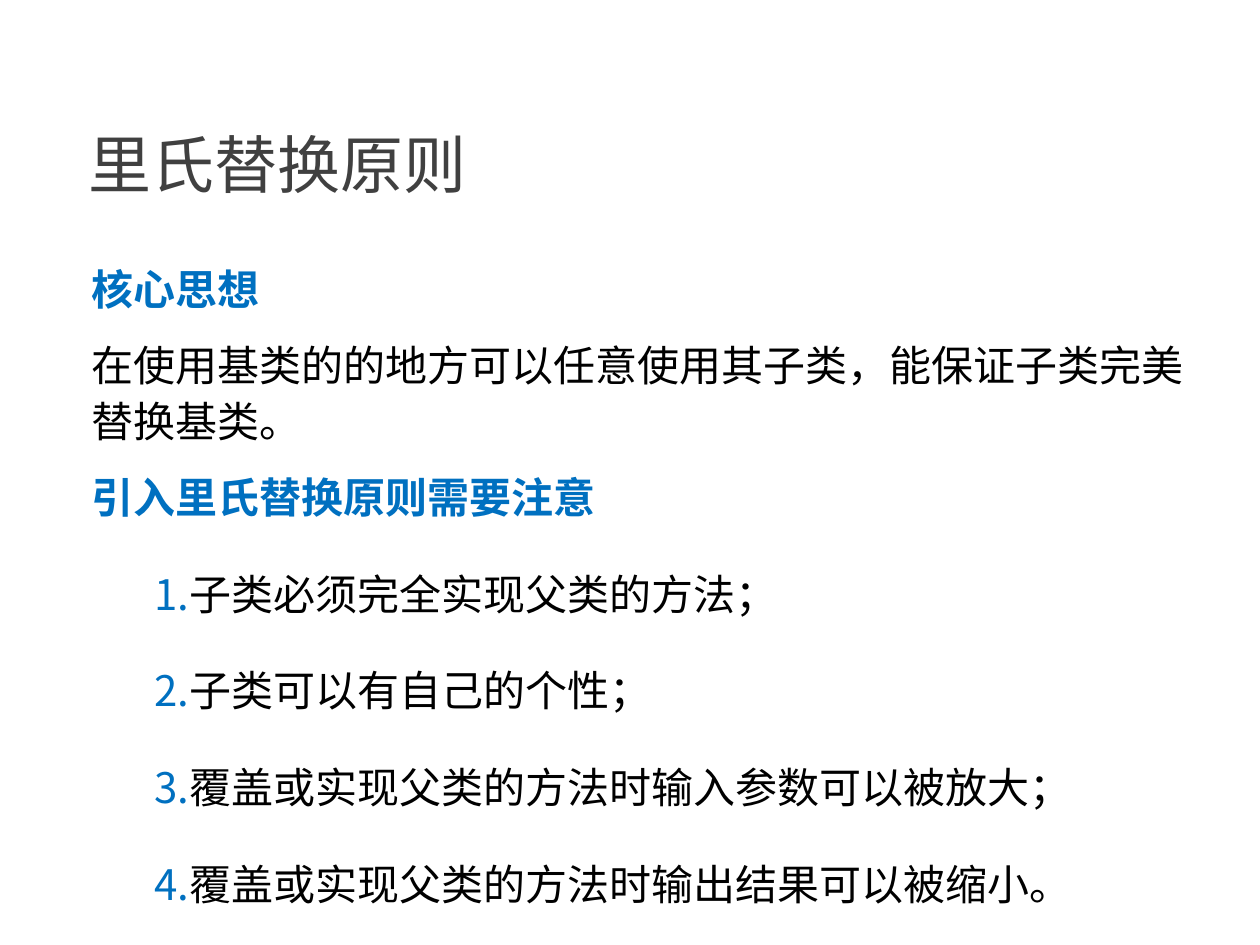
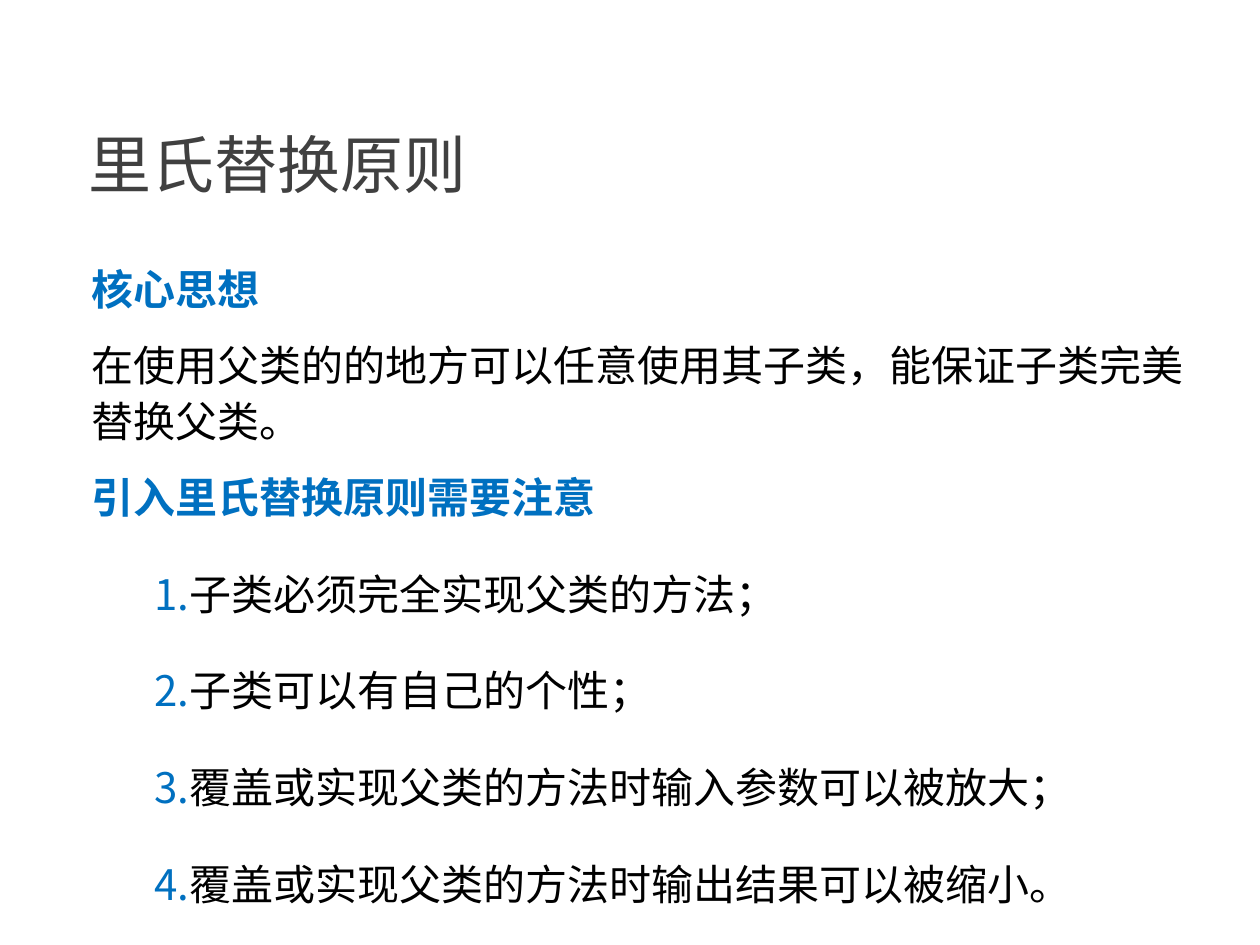
Before and after one commit to NewGr8Player/My-PPT, a slide deck: slide 13 of Design pattern/23种设计模式详解.pptx (slide 14 before the commit). Drawn at 1260x945 pixels with LibreOffice and Linux fonts; fonts in the diff are those of the drawing. Boxes give left, top, right and bottom in pixels: in the first picture for what was removed or moved away, otherwise in the second. Text is boxed around its words. In the diff, an @@ line names an element or a change of style, - is before the commit and + after.

```diff
--- a/Design pattern/23种设计模式详解.pptx
+++ b/Design pattern/23种设计模式详解.pptx
@@ text at <box>91,345,1183,441</box>: text changed @@
-在使用基类的的地方可以任意使用其子类，能保证子类完美替换基类。
+在使用父类的的地方可以任意使用其子类，能保证子类完美替换父类。
```
Also in this commit, not shown: 1 other slide changed.
